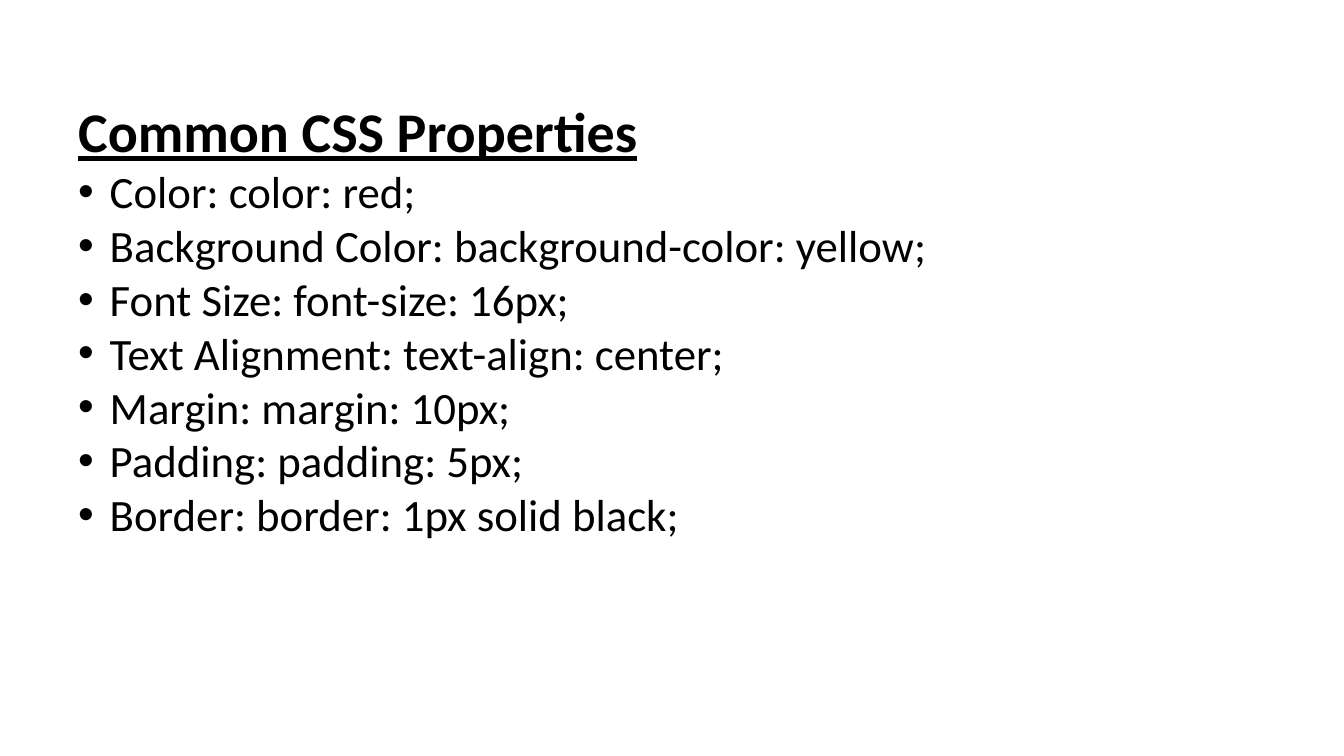
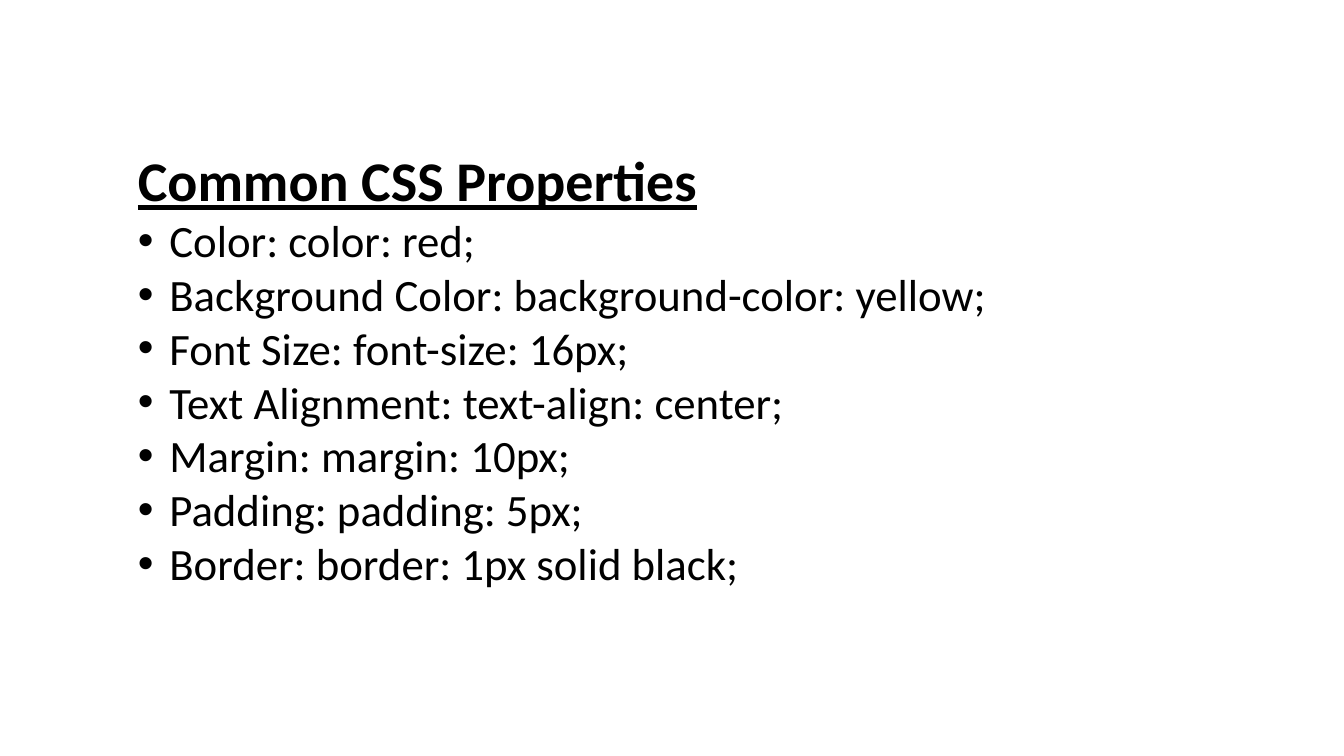
Before and after one commit to akshara2207/BCA, a slide deck: slide 20 of WEB TECHNOLOGY LAB.pptx (slide 14 before the commit). Drawn at 1344x756 pixels with LibreOffice and Linux fonts; fonts in the diff are those of the drawing. Boxes give left, top, right and bottom in pixels: in the first picture for what was removed or moved away, otherwise in the second. Text is boxed around its words. In the diff, an @@ line names an element or a change of style, - is before the commit and + after.

```diff
--- a/WEB TECHNOLOGY LAB.pptx
+++ b/WEB TECHNOLOGY LAB.pptx
@@ text "Common CSS Properties": place and size @@
-text "Common CSS Properties" at [78,112,926,539]
+text "Common CSS Properties" at [138,161,986,588]
```
Also in this commit, not shown: 1 other slide changed, 6 slides added, 1 slide removed.
